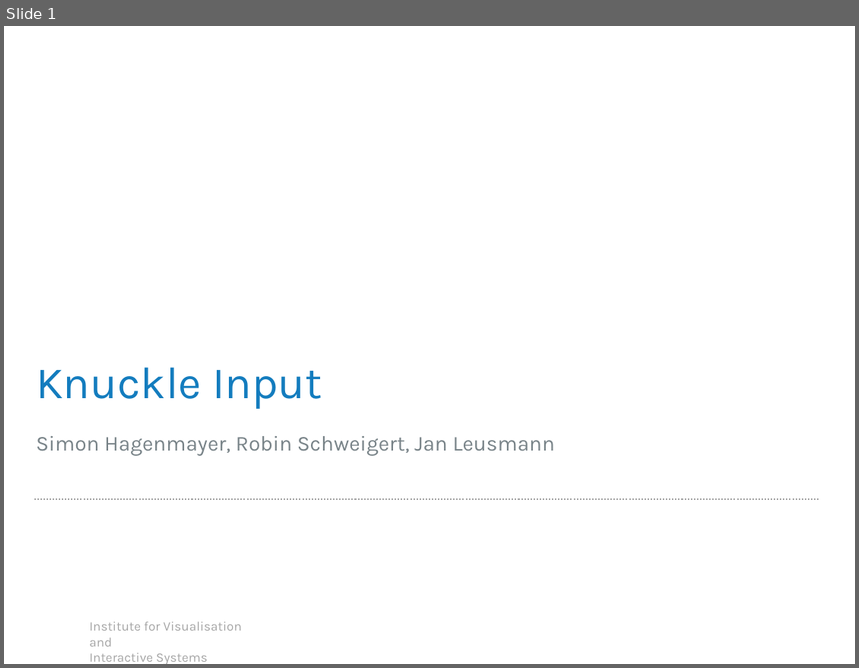
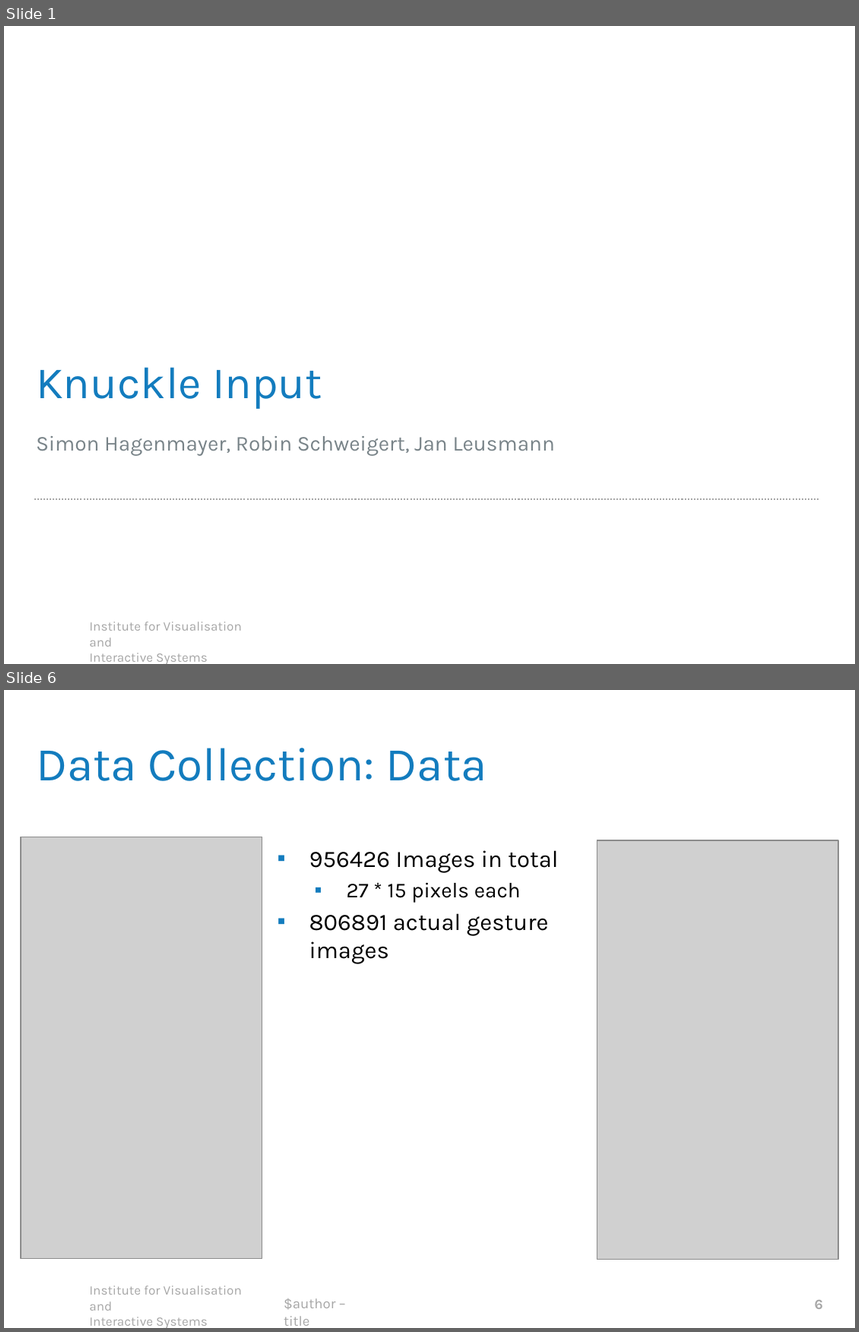
Before and after one commit to robsch94/FaPraKnuckleInput, a slide deck: Presentations/FinalPresentation.pptx. Shown one above the other, each under a label of ours: slide 1 before the commit, slides 1 and 6 after it; the slides between them are not shown. The pictures are 859x668 and 859x1332 pixels, drawn with LibreOffice and Linux fonts; fonts in the diff are those of the drawing; grey boxes stand for pictures; background and template pictures are left out. Boxes give left, top, right and bottom in pixels: in the first picture for what was removed or moved away, otherwise in the second. Text is boxed around its words. In the diff, an @@ line names an element or a change of style, - is before the commit and + after.

```diff
--- a/Presentations/FinalPresentation.pptx
+++ b/Presentations/FinalPresentation.pptx
@@ slide 6 added at <box>4,690,855,1328</box>, background #FFFFFF; not listed: 1 template element that a slide beside it also shows @@
@@ title added at <box>36,748,487,781</box>, 40 pt, text #137CBE @@
+Data Collection: Data
@@ picture added at <box>21,837,262,1258</box> @@
@@ picture added at <box>598,840,838,1260</box> @@
@@ text added at <box>310,850,558,964</box>, 20 pt, text #000000 @@
+▪ 956426 Images in total
+  ▪ 27 * 15 pixels each
+▪ 806891 actual gesture images
@@ text added at <box>284,1299,335,1326</box>, 12 pt, text #A6A6A6 @@
+$author – title
@@ page number added at <box>815,1300,823,1309</box>, 12 pt, text #A6A6A6, bold @@
+6
```
Also in this commit, not shown: 3 slides changed, 15 other slides added, 6 slides removed.
